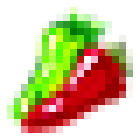
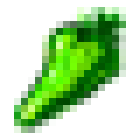
The second 140px x 140px image is a revision of the first. Changes to its layers:
renamed "Слой 1" to "Слой 3", painted on it over (14, 7, 133, 133)
painted on "Слой 2" over (7, 7, 112, 126)
